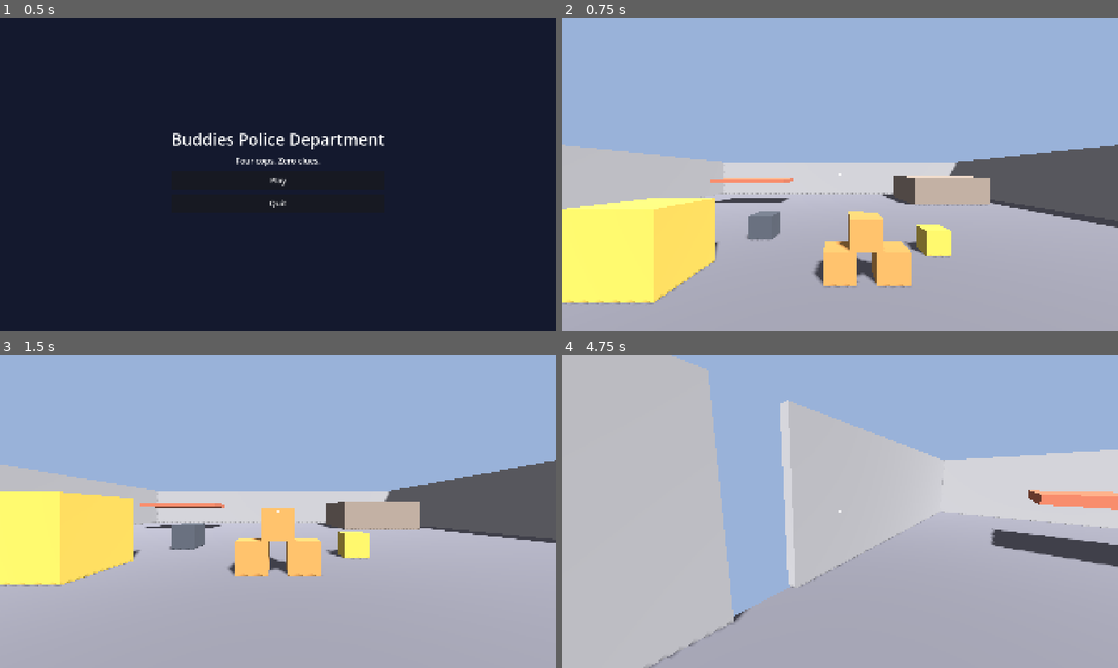
Above: before the commit, frames 1-4 (two rows, left to right).
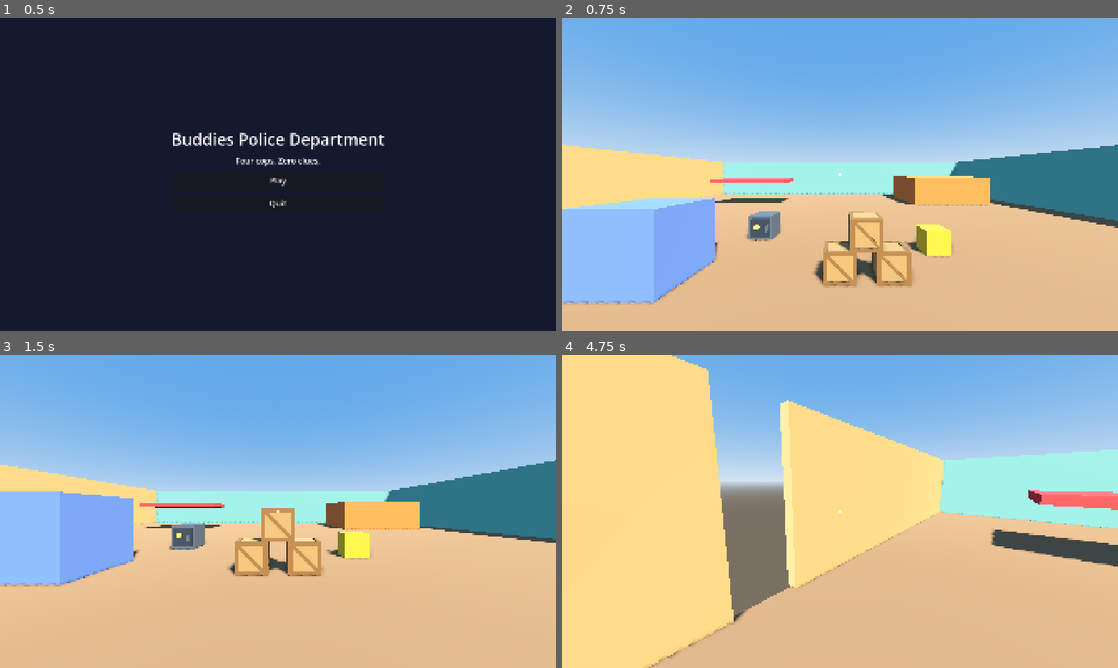
Above: after the commit, the same moments.

Repository: cristiangelini/BPD
Game: Godot game, scene res://scenes/ui/main_menu.tscn
Same seed, same stepped clock (60 frames per second), same inputs: the game is played once before the commit and once after it.
Inputs (mouse positions are in pixels of both pictures, inside the frame that each line leads up to):
- Up to frame 1 (0.5 s): no input
- Up to frame 2 (0.75 s): click "Play" at 0.5 s
- Up to frame 3 (1.5 s): tap Enter at 1.25 s; move the mouse to (400, 495) at 1.27 s; hold D (move_right) from 1.28 s (still down); hold Ctrl (crouch) from 1.28 s (still down); click (400, 495) at 1.42 s
- Up to frame 4 (4.75 s): tap Space (jump) at 1.52, 2.27, 3.77, 4.52 s; move the mouse to (812, 511) at 2.02 s; release D (move_right) at 2.03 s; release Ctrl (crouch) at 2.03 s; hold W (move_forward) from 2.03 s (still down); tap F (flashlight) at 2.1 s; move the mouse to (851, 505) at 2.77 s; click (851, 505) at 2.85 s; move the mouse to (834, 517) at 3.52 s; tap Mouse wheel down (hold_closer) at 3.6 s; click (834, 517) at 3.67 s; move the mouse to (878, 514) at 4.27 s; hold Mouse wheel up (hold_farther) from 4.28 s (still down)

Frame 1 is identical in both runs. In frame 2, 85% of the frame differs, in the area x 0-100%, y 0-100%; in frame 3, 85%; in frame 4, 91%.

Commit message:
Low poly placeholder look for cops, props and the test room
Procedural flat-shaded models from tools/modelgen (three.js, exported as GLB):
four cop uniforms, crate and safe. The local cop's body is hidden from its own
camera but still casts a shadow. The test room gets a sky, soft shadows and
strong colors. Decision 71 replaces 52 (no more grey boxes).

Co-Authored-By: Claude Opus 5.5 (1M context) <noreply@anthropic.com>
Claude-Session: https://claude.ai/code/session_01UXwRy4nCUmp8Zcg5tBLZhH

Diff:
--- a/scenes/levels/grey_room.tscn
+++ b/scenes/levels/grey_room.tscn
@@ -1,15 +1,31 @@
-[gd_scene load_steps=35 format=3]
+[gd_scene load_steps=37 format=3]
 
 [ext_resource type="PackedScene" path="res://scenes/player/cop.tscn" id="1"]
 [ext_resource type="PackedScene" path="res://scenes/props/crate.tscn" id="2"]
 [ext_resource type="PackedScene" path="res://scenes/props/heavy_safe.tscn" id="3"]
 
+[sub_resource type="ProceduralSkyMaterial" id="SkyMat"]
+sky_top_color = Color(0.32, 0.56, 0.9, 1)
+sky_horizon_color = Color(0.75, 0.85, 0.95, 1)
+ground_horizon_color = Color(0.75, 0.85, 0.95, 1)
+ground_bottom_color = Color(0.4, 0.37, 0.33, 1)
+
+[sub_resource type="Sky" id="Sky"]
+sky_material = SubResource("SkyMat")
+
 [sub_resource type="Environment" id="Env"]
-background_mode = 1
-background_color = Color(0.6, 0.7, 0.85, 1)
-ambient_light_source = 2
-ambient_light_color = Color(0.8, 0.8, 0.85, 1)
-ambient_light_energy = 0.5
+background_mode = 2
+sky = SubResource("Sky")
+ambient_light_source = 3
+ambient_light_sky_contribution = 0.6
+ambient_light_energy = 0.45
+tonemap_mode = 2
+tonemap_exposure = 0.85
+ssao_enabled = true
+ssao_radius = 1.2
+ssao_intensity = 1.6
+adjustments_enabled = true
+adjustments_saturation = 1.2
 
 [sub_resource type="BoxShape3D" id="S0"]
 size = Vector3(20, 0.2, 20)
@@ -18,7 +34,8 @@
 size = Vector3(20, 0.2, 20)
 
 [sub_resource type="StandardMaterial3D" id="C0"]
-albedo_color = Color(0.45, 0.45, 0.48, 1)
+albedo_color = Color(0.66, 0.44, 0.28, 1)
+roughness = 0.9
 
 [sub_resource type="BoxShape3D" id="S3"]
 size = Vector3(20, 2.7, 0.2)
@@ -27,7 +44,8 @@
 size = Vector3(20, 2.7, 0.2)
 
 [sub_resource type="StandardMaterial3D" id="C3"]
-albedo_color = Color(0.6, 0.6, 0.6, 1)
+albedo_color = Color(0.42, 0.74, 0.7, 1)
+roughness = 0.9
 
 [sub_resource type="BoxShape3D" id="S6"]
 size = Vector3(20, 2.7, 0.2)
@@ -36,7 +54,8 @@
 size = Vector3(20, 2.7, 0.2)
 
 [sub_resource type="StandardMaterial3D" id="C6"]
-albedo_color = Color(0.6, 0.6, 0.6, 1)
+albedo_color = Color(0.42, 0.74, 0.7, 1)
+roughness = 0.9
 
 [sub_resource type="BoxShape3D" id="S9"]
 size = Vector3(0.2, 2.7, 9.55)
@@ -45,7 +64,8 @@
 size = Vector3(0.2, 2.7, 9.55)
 
 [sub_resource type="StandardMaterial3D" id="C9"]
-albedo_color = Color(0.6, 0.6, 0.6, 1)
+albedo_color = Color(0.95, 0.72, 0.42, 1)
+roughness = 0.9
 
 [sub_resource type="BoxShape3D" id="S12"]
 size = Vector3(0.2, 2.7, 9.55)
@@ -54,7 +74,8 @@
 size = Vector3(0.2, 2.7, 9.55)
 
 [sub_resource type="StandardMaterial3D" id="C12"]
-albedo_color = Color(0.6, 0.6, 0.6, 1)
+albedo_color = Color(0.95, 0.72, 0.42, 1)
+roughness = 0.9
 
 [sub_resource type="BoxShape3D" id="S15"]
 size = Vector3(0.2, 2.7, 20)
@@ -63,7 +84,8 @@
 size = Vector3(0.2, 2.7, 20)
 
 [sub_resource type="StandardMaterial3D" id="C15"]
-albedo_color = Color(0.6, 0.6, 0.6, 1)
+albedo_color = Color(0.42, 0.74, 0.7, 1)
+roughness = 0.9
 
 [sub_resource type="BoxShape3D" id="S18"]
 size = Vector3(4, 1.5, 4)
@@ -72,7 +94,8 @@
 size = Vector3(4, 1.5, 4)
 
 [sub_resource type="StandardMaterial3D" id="C18"]
-albedo_color = Color(0.55, 0.5, 0.45, 1)
+albedo_color = Color(0.95, 0.5, 0.22, 1)
+roughness = 0.9
 
 [sub_resource type="BoxShape3D" id="S21"]
 size = Vector3(4, 0.2, 2)
@@ -81,7 +104,8 @@
 size = Vector3(4, 0.2, 2)
 
 [sub_resource type="StandardMaterial3D" id="C21"]
-albedo_color = Color(0.7, 0.4, 0.3, 1)
+albedo_color = Color(0.86, 0.24, 0.24, 1)
+roughness = 0.9
 
 [sub_resource type="BoxShape3D" id="S24"]
 size = Vector3(0.5, 0.5, 0.5)
@@ -90,7 +114,8 @@
 size = Vector3(0.5, 0.5, 0.5)
 
 [sub_resource type="StandardMaterial3D" id="C24"]
-albedo_color = Color(0.8, 0.7, 0.3, 1)
+albedo_color = Color(0.98, 0.78, 0.18, 1)
+roughness = 0.9
 
 [sub_resource type="BoxShape3D" id="S27"]
 size = Vector3(1.2, 1.2, 1.2)
@@ -99,7 +124,8 @@
 size = Vector3(1.2, 1.2, 1.2)
 
 [sub_resource type="StandardMaterial3D" id="C27"]
-albedo_color = Color(0.8, 0.7, 0.3, 1)
+albedo_color = Color(0.36, 0.5, 0.92, 1)
+roughness = 0.9
 
 [node name="GreyRoom" type="Node3D"]
 
@@ -108,7 +134,10 @@
 
 [node name="Sun" type="DirectionalLight3D" parent="."]
 transform = Transform3D(0.866, -0.354, 0.354, 0, 0.707, 0.707, -0.5, -0.612, 0.612, 0, 8, 0)
+light_color = Color(1, 0.93, 0.82, 1)
+light_energy = 1.2
 shadow_enabled = true
+shadow_blur = 1.5
 
 [node name="Geometry" type="Node3D" parent="."]
 
--- a/scenes/player/cop.tscn
+++ b/scenes/player/cop.tscn
@@ -1,18 +1,12 @@
-[gd_scene load_steps=6 format=3]
+[gd_scene load_steps=5 format=3]
 
 [ext_resource type="Script" path="res://scripts/player/cop.gd" id="1"]
 [ext_resource type="Script" path="res://scripts/player/grabber.gd" id="2"]
+[ext_resource type="PackedScene" path="res://assets/models/cop_0.glb" id="3"]
 
 [sub_resource type="CapsuleShape3D" id="Capsule"]
 radius = 0.35
 height = 1.8
-
-[sub_resource type="CapsuleMesh" id="BodyMesh"]
-radius = 0.35
-height = 1.8
-
-[sub_resource type="StandardMaterial3D" id="BodyMat"]
-albedo_color = Color(0.25, 0.35, 0.75, 1)
 
 [node name="Cop" type="CharacterBody3D"]
 collision_layer = 2
@@ -23,10 +17,8 @@
 transform = Transform3D(1, 0, 0, 0, 1, 0, 0, 0, 1, 0, 0.9, 0)
 shape = SubResource("Capsule")
 
-[node name="Body" type="MeshInstance3D" parent="Shape"]
-mesh = SubResource("BodyMesh")
-surface_material_override/0 = SubResource("BodyMat")
-cast_shadow = 0
+[node name="Model" parent="." instance=ExtResource("3")]
+transform = Transform3D(-1, 0, 0, 0, 1, 0, 0, 0, -1, 0, 0, 0)
 
 [node name="Head" type="Node3D" parent="."]
 transform = Transform3D(1, 0, 0, 0, 1, 0, 0, 0, 1, 0, 1.65, 0)
--- a/scenes/props/crate.tscn
+++ b/scenes/props/crate.tscn
@@ -1,15 +1,10 @@
-[gd_scene load_steps=5 format=3]
+[gd_scene load_steps=4 format=3]
 
 [ext_resource type="Script" path="res://scripts/props/grabbable.gd" id="1"]
+[ext_resource type="PackedScene" path="res://assets/models/crate.glb" id="2"]
 
 [sub_resource type="BoxShape3D" id="Shape"]
 size = Vector3(0.5, 0.5, 0.5)
-
-[sub_resource type="BoxMesh" id="Mesh"]
-size = Vector3(0.5, 0.5, 0.5)
-
-[sub_resource type="StandardMaterial3D" id="Mat"]
-albedo_color = Color(0.75, 0.55, 0.3, 1)
 
 [node name="Crate" type="RigidBody3D"]
 collision_layer = 4
@@ -20,6 +15,4 @@
 [node name="Shape" type="CollisionShape3D" parent="."]
 shape = SubResource("Shape")
 
-[node name="Mesh" type="MeshInstance3D" parent="."]
-mesh = SubResource("Mesh")
-surface_material_override/0 = SubResource("Mat")
+[node name="Model" parent="." instance=ExtResource("2")]
--- a/scenes/props/heavy_safe.tscn
+++ b/scenes/props/heavy_safe.tscn
@@ -1,15 +1,10 @@
-[gd_scene load_steps=5 format=3]
+[gd_scene load_steps=4 format=3]
 
 [ext_resource type="Script" path="res://scripts/props/grabbable.gd" id="1"]
+[ext_resource type="PackedScene" path="res://assets/models/safe.glb" id="2"]
 
 [sub_resource type="BoxShape3D" id="Shape"]
 size = Vector3(0.6, 0.6, 0.6)
-
-[sub_resource type="BoxMesh" id="Mesh"]
-size = Vector3(0.6, 0.6, 0.6)
-
-[sub_resource type="StandardMaterial3D" id="Mat"]
-albedo_color = Color(0.3, 0.32, 0.35, 1)
 
 [node name="HeavySafe" type="RigidBody3D"]
 collision_layer = 4
@@ -20,6 +15,4 @@
 [node name="Shape" type="CollisionShape3D" parent="."]
 shape = SubResource("Shape")
 
-[node name="Mesh" type="MeshInstance3D" parent="."]
-mesh = SubResource("Mesh")
-surface_material_override/0 = SubResource("Mat")
+[node name="Model" parent="." instance=ExtResource("2")]
--- a/scripts/player/cop.gd
+++ b/scripts/player/cop.gd
@@ -4,6 +4,13 @@
 ## First person cop: walk, run with stamina, crouch and jump (docs/diseno/escala.md).
 
 const MOUSE_SENSITIVITY := 0.0025
+## Render layer of the cop's own body: hidden from its own camera, but it still casts a shadow.
+const OWN_BODY_LAYER := 20
+## One uniform color per player so friends tell each other apart (placeholder models from tools/modelgen).
+const UNIFORMS: Array[PackedScene] = [
+	preload("res://assets/models/cop_0.glb"), preload("res://assets/models/cop_1.glb"),
+	preload("res://assets/models/cop_2.glb"), preload("res://assets/models/cop_3.glb"),
+]
 
 @export var input_enabled := true
 
@@ -16,12 +23,35 @@
 @onready var _shape: CollisionShape3D = $Shape
 @onready var _head: Node3D = $Head
 @onready var camera: Camera3D = $Head/Camera
+@onready var model: Node3D = $Model
 
 
 func _ready() -> void:
 	InputSetup.ensure_actions()
 	camera.fov = GameScale.FOV
 	_apply_height(GameScale.COP_HEIGHT)
+	if input_enabled:
+		_hide_from_own_camera()
+
+
+## Swaps the body for the uniform of player `index` (0 to 3).
+func set_uniform(index: int) -> void:
+	var old: Node3D = get_node("Model")
+	var fresh: Node3D = UNIFORMS[index % UNIFORMS.size()].instantiate()
+	fresh.transform = old.transform
+	remove_child(old)
+	old.queue_free()
+	fresh.name = "Model"
+	add_child(fresh)
+	model = fresh
+	if input_enabled and is_node_ready():
+		_hide_from_own_camera()
+
+
+func _hide_from_own_camera() -> void:
+	for mesh in model.find_children("*", "VisualInstance3D", true, false):
+		(mesh as VisualInstance3D).layers = 1 << (OWN_BODY_LAYER - 1)
+	camera.cull_mask &= ~(1 << (OWN_BODY_LAYER - 1))
 
 
 func _unhandled_input(event: InputEvent) -> void:
--- /dev/null
+++ b/tests/unit/test_cop_look.gd
@@ -0,0 +1,39 @@
+extends GutTest
+
+## Placeholder body of the cop: one uniform per player and the own body hidden from the own camera.
+
+const COP_SCENE := preload("res://scenes/player/cop.tscn")
+const OWN_MASK := 1 << (Cop.OWN_BODY_LAYER - 1)
+
+
+func _meshes(cop: Cop) -> Array[Node]:
+	return cop.model.find_children("*", "MeshInstance3D", true, false)
+
+
+func test_local_cop_does_not_see_its_own_body() -> void:
+	var cop: Cop = COP_SCENE.instantiate()
+	add_child_autofree(cop)
+	assert_eq(cop.camera.cull_mask & OWN_MASK, 0)
+	assert_gt(_meshes(cop).size(), 0)
+	for mesh in _meshes(cop):
+		assert_eq((mesh as VisualInstance3D).layers, OWN_MASK)
+
+
+func test_other_cops_stay_visible() -> void:
+	var cop: Cop = COP_SCENE.instantiate()
+	cop.input_enabled = false
+	add_child_autofree(cop)
+	for mesh in _meshes(cop):
+		assert_eq((mesh as VisualInstance3D).layers & OWN_MASK, 0)
+
+
+func test_set_uniform_swaps_the_model() -> void:
+	var cop: Cop = COP_SCENE.instantiate()
+	add_child_autofree(cop)
+	var before := cop.model
+	cop.set_uniform(2)
+	assert_ne(cop.model, before)
+	assert_eq(cop.model.name, "Model")
+	assert_eq(cop.model.scene_file_path, "res://assets/models/cop_2.glb")
+	for mesh in _meshes(cop):
+		assert_eq((mesh as VisualInstance3D).layers, OWN_MASK)
Binary file added: assets/models/cop_0.glb
Not shown, added: assets/models/cop_0.glb.import
Binary file added: assets/models/cop_1.glb
Not shown, added: assets/models/cop_1.glb.import
Binary file added: assets/models/cop_2.glb
Not shown, added: assets/models/cop_2.glb.import
Binary file added: assets/models/cop_3.glb
Not shown, added: assets/models/cop_3.glb.import
Binary file added: assets/models/crate.glb
Not shown, added: assets/models/crate.glb.import
Binary file added: assets/models/safe.glb
Not shown, added: assets/models/safe.glb.import
(and 14 more such lines)
